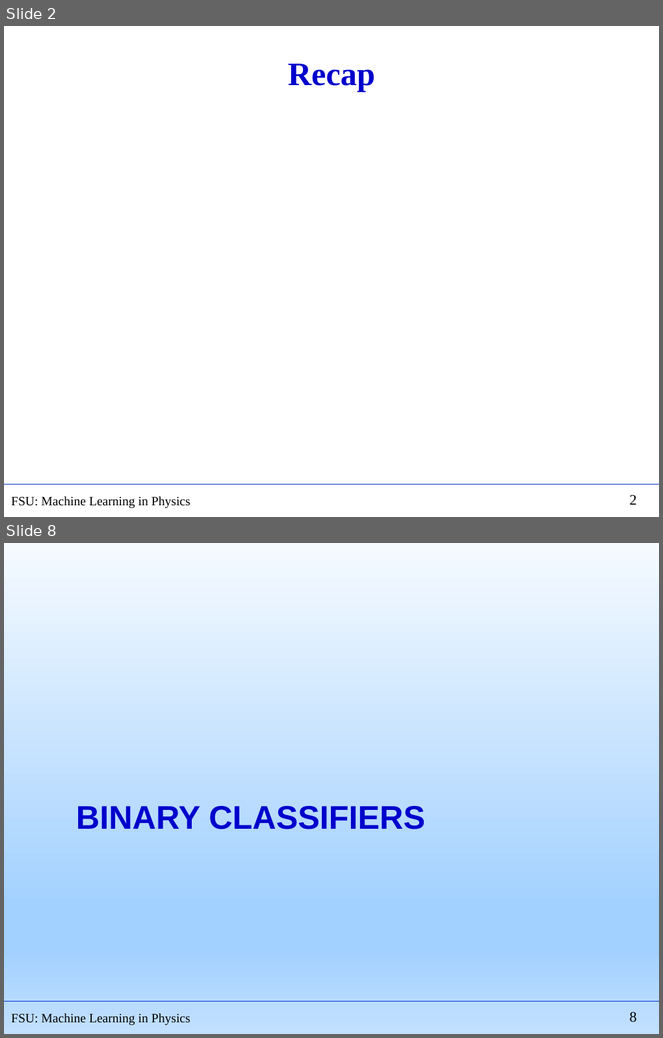
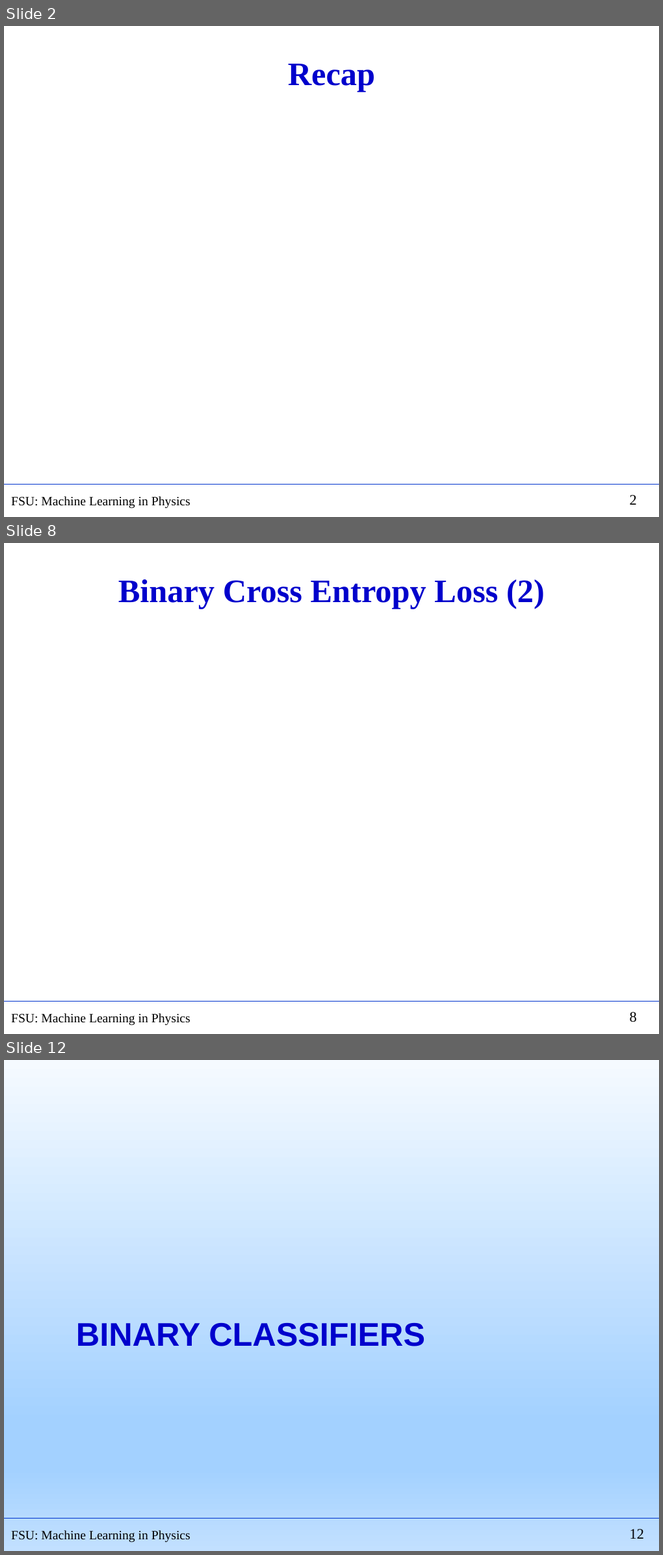
Before and after one commit to hbprosper/mlinphysics, a slide deck: Lectures/01.Foundations/Lecture03.pptx. Shown one above the other, each under a label of ours: slides 2 and 8 before the commit, slides 2, 8 and 12 after it; the slides between them are not shown. The pictures are 663x1038 and 663x1555 pixels, drawn with LibreOffice and Linux fonts; fonts in the diff are those of the drawing; grey boxes stand for pictures. Boxes give left, top, right and bottom in pixels: in the first picture for what was removed or moved away, otherwise in the second. Text is boxed around its words. In the diff, an @@ line names an element or a change of style, - is before the commit and + after.

```diff
--- a/Lectures/01.Foundations/Lecture03.pptx
+++ b/Lectures/01.Foundations/Lecture03.pptx
@@ slide 8 added at (4,543,659,1034), background #FFFFFF; not listed: 3 template elements that a slide beside it also shows @@
@@ title added at (118,579,545,609), 36 pt, text #0000CC, bold @@
+Binary Cross Entropy Loss (2)
@@ what was slide 8 is now slide 12 @@
@@ page number at (630,1529,644,1539): text changed @@
-8
+12
```
Also in this commit, not shown: 3 slides changed, 7 other slides added, 4 slides removed, 5 other files.
